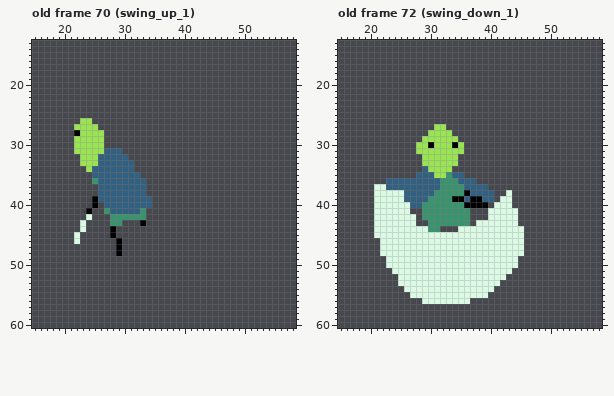
Pixel-art file, stored at scenes/player/player.aseprite. The first picture shows the starting point.
64x64 pixels, 86 frames. Shown: old frame 70 (swing_up_1): x 15..58, y 13..60; old frame 72 (swing_down_1): x 15..58, y 13..60. The commit also changed other frames, which this record leaves out.
After the commit:
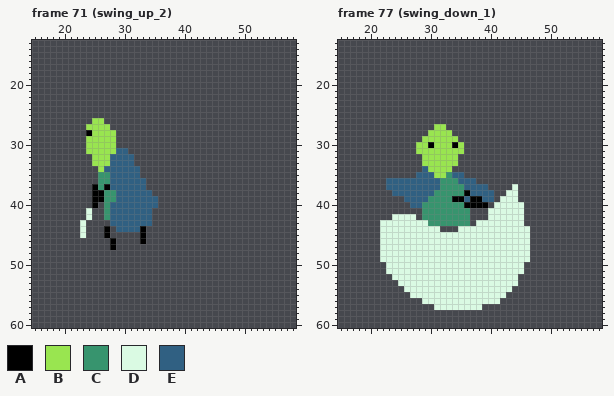
Palette (. is transparent): A #000000  B #99e550  C #37946e  D #dafae3  E #306082
A new or re-ordered frame is compared with the old frame closest to it.
Changes in this commit:
frames 86 -> 97
Frame 71 (swing_up_2) is new; against old frame 70 (swing_up_1):
y 26: x 23..26 BB.. -> ..BB
y 27: x 22..23 BB -> ..; x 26..27 .. -> BB
y 28: x 22..24 ABB -> ..A; x 27..28 .. -> BB
y 29..30: x 22..23 BB -> ..; x 27..28 .. -> BB
y 31: x 22..23 BB -> ..; x 27..28 EE -> BB; x 30 . -> E
y 32: x 23..24 BB -> ..; x 26..27 EE -> BB; x 31 . -> E
y 33: x 23..24 BB -> ..; x 26..27 EE -> BB
y 34: x 24..26 BEE -> ..B; x 32 . -> E
y 35: x 25..27 EEE -> .CC
y 36: x 25..27 CEE -> .CC
y 37: x 25..27 .EE -> ACA
y 38: x 25..28 .EEE -> AACC; x 34 . -> E
y 39: x 26..28 EEE -> ACC; x 35 . -> E
y 40: x 27 E -> C; x 35 . -> E
y 41: x 24 A -> D; x 33..34 C. -> EE
y 42: x 27..34 .CCCCCC. -> CEEEEEEE
y 43: x 28..34 CC...A. -> EEEEEEE
y 44: x 27..33 .A..... -> A.EEEEA
y 45: x 22..23 D. -> .D; x 27..28 .A -> A.; x 33 . -> A
y 46: x 22 D -> .; x 28..29 .A -> A.; x 33 . -> A
y 47: x 28..29 .A -> A.
y 48: x 29 A -> .
Frame 77 (swing_down_1) against old frame 72 (swing_down_1), layer "Sword (front)":
y 37: x 21..22 DD -> ..; x 44 . -> D
y 38: x 21..25 DDDDD -> ...EE; x 44 . -> D
y 39: x 21..25 DDDDD -> .....; x 44 . -> D
y 40: x 21..26 DDDDDD -> ......; x 44..45 .. -> DD
y 41: x 21..26 DDDDDD -> ......; x 45 . -> D
y 42: x 21..23 DDD -> ...; x 45 . -> D
y 43: x 21 D -> .; x 28..29 .. -> DD; x 45 . -> D
y 44: x 21 D -> .; x 30..31 CC -> DD; x 46 . -> D
y 45: x 21 D -> .; x 46 . -> D
y 46..48: x 46 . -> D
y 49: x 22 . -> D; x 45..46 .. -> DD
y 50: x 45 . -> D
y 51: x 23 . -> D; x 44..45 .. -> DD
y 52: x 24 . -> D; x 43..44 .. -> DD
y 53: x 42..44 ... -> DDD
y 54: x 41..43 ... -> DDD
y 55: x 40..42 ... -> DDD
y 56: x 37..41 ..... -> DDDDD
y 57: x 31..38 ........ -> DDDDDDDD
